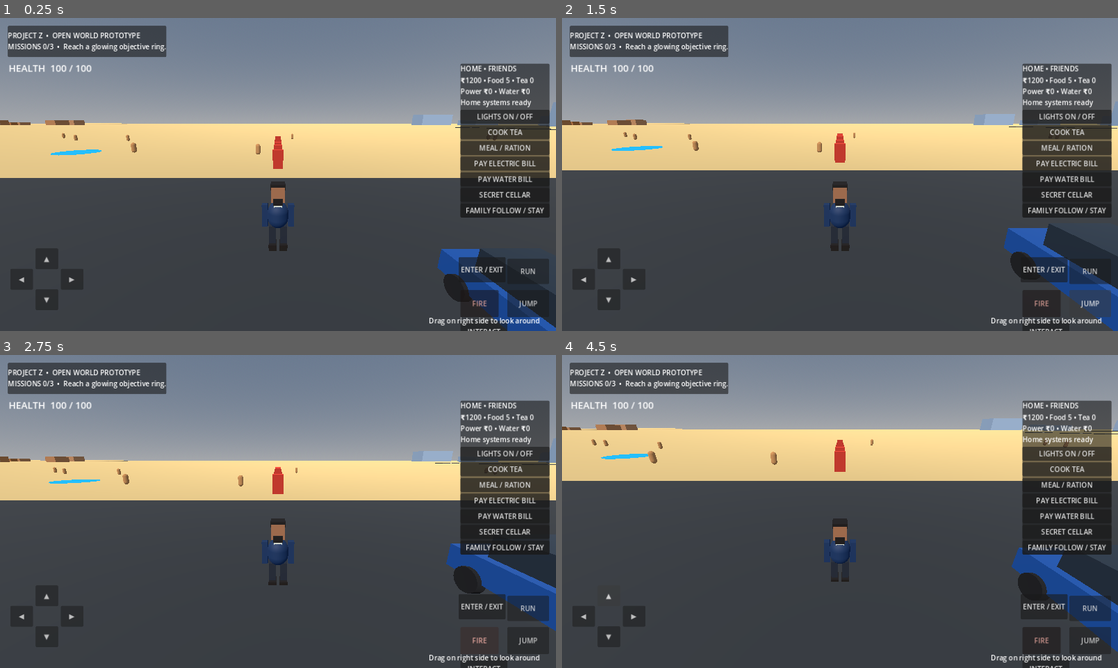
Above: before the commit, frames 1-4 (two rows, left to right).
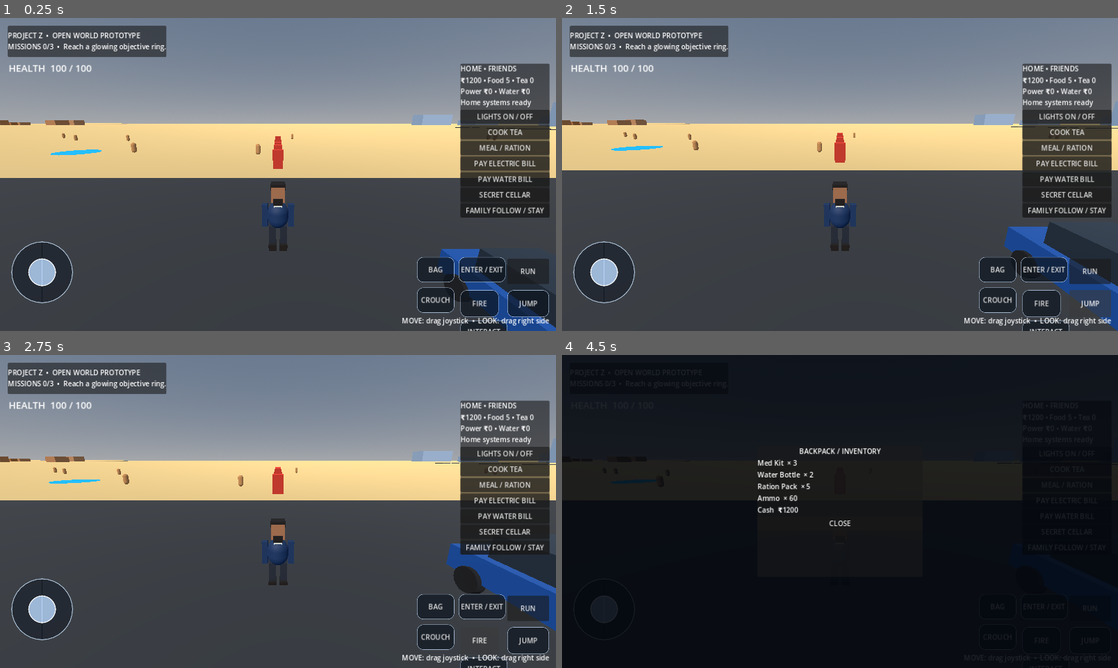
Above: after the commit, the same moments.

Repository: gyarasigujjar57-ops/ProjectZ-OpenWorld
Game: Godot game, scene res://scenes/Main.tscn
Same seed, same stepped clock (60 frames per second), same inputs: the game is played once before the commit and once after it.
Inputs (mouse positions are in pixels of both pictures, inside the frame that each line leads up to):
- Up to frame 1 (0.25 s): no input
- Up to frame 2 (1.5 s): click (606, 271) at 0.52 s; click "JUMP" at 1.25 s
- Up to frame 3 (2.75 s): click "FIRE" at 2 s
- Up to frame 4 (4.5 s): click (995, 605) at 2.75 s, where only the run after the commit has a clickable "BAG"; click (995, 636) at 3.5 s, where only the run after the commit has a clickable "CROUCH"; click "▲" (after the commit: "RUN") at 4.25 s

The runs differ from the first frame. In frame 1, 2.2% of the frame differs, in the area x 2-99%, y 71-100%; in frame 2, 2.7%; in frame 3, 2.2%; in frame 4, 99%, in the area x 0-100%, y 0-100%.

Commit message:
Replace directional pad with real joystick and add gameplay controls

Diff:
--- a/scripts/player.gd
+++ b/scripts/player.gd
@@ -13,6 +13,8 @@
 var touch_left := false
 var touch_right := false
 var touch_sprint := false
+var joystick_active := false
+var is_crouching := false
 var current_vehicle: CharacterBody3D
 var health := 100
 var health_label: Label
@@ -77,78 +79,139 @@
 	layer.name = "TouchControls"
 	layer.layer = 5
 	add_child(layer)
-	var left_pad := Control.new()
-	left_pad.set_anchors_preset(Control.PRESET_BOTTOM_LEFT)
-	left_pad.position = Vector2(24, -190)
-	left_pad.size = Vector2(170, 150)
-	layer.add_child(left_pad)
-	var directions := [
-		{"text":"▲","pos":Vector2(58, 0),"vec":Vector2(0,-1)},
-		{"text":"▼","pos":Vector2(58, 94),"vec":Vector2(0,1)},
-		{"text":"◀","pos":Vector2(0,47),"vec":Vector2(-1,0)},
-		{"text":"▶","pos":Vector2(116,47),"vec":Vector2(1,0)}
-	]
-	for item in directions:
-		var button := Button.new()
-		button.text = item.text
-		button.position = item.pos
-		button.size = Vector2(52, 48)
-		button.focus_mode = Control.FOCUS_NONE
-		button.modulate = Color(1, 1, 1, 0.82)
-		left_pad.add_child(button)
-		button.button_down.connect(func(): _set_touch_direction(item.vec, true))
-		button.button_up.connect(func(): _set_touch_direction(item.vec, false))
-	var jump := Button.new()
-	jump.text = "JUMP"
-	jump.set_anchors_preset(Control.PRESET_BOTTOM_RIGHT)
-	jump.position = Vector2(-112, -94)
-	jump.size = Vector2(96, 62)
-	jump.focus_mode = Control.FOCUS_NONE
-	jump.modulate = Color(1, 1, 1, 0.85)
-	layer.add_child(jump)
-	jump.button_down.connect(func(): _mobile_jump())
-	var enter := Button.new()
-	enter.text = "ENTER / EXIT"
-	enter.set_anchors_preset(Control.PRESET_BOTTOM_RIGHT)
-	enter.position = Vector2(-224, -170)
-	enter.size = Vector2(108, 58)
-	enter.focus_mode = Control.FOCUS_NONE
-	layer.add_child(enter)
-	enter.button_down.connect(func(): _toggle_vehicle())
-	var interact := Button.new()
-	interact.text = "INTERACT"
-	interact.set_anchors_preset(Control.PRESET_BOTTOM_RIGHT)
-	interact.position = Vector2(-220, -24)
-	interact.size = Vector2(108, 52)
-	interact.focus_mode = Control.FOCUS_NONE
-	layer.add_child(interact)
-	interact.button_down.connect(func(): _interact_location())
-	var fire := Button.new()
-	fire.text = "FIRE"
-	fire.set_anchors_preset(Control.PRESET_BOTTOM_RIGHT)
-	fire.position = Vector2(-220, -94)
-	fire.size = Vector2(88, 62)
-	fire.focus_mode = Control.FOCUS_NONE
-	fire.modulate = Color(1.0, 0.72, 0.68, 0.9)
-	layer.add_child(fire)
-	fire.button_down.connect(func(): _shoot())
+	# Proper floating analogue joystick: drag the knob, don't tap four fake directions.
+	var pad := Control.new()
+	pad.name = "MovementJoystick"
+	pad.set_anchors_preset(Control.PRESET_BOTTOM_LEFT)
+	pad.position = Vector2(22, -210)
+	pad.size = Vector2(150, 150)
+	pad.mouse_filter = Control.MOUSE_FILTER_STOP
+	layer.add_child(pad)
+	var ring := Panel.new()
+	ring.position = Vector2(4, 4)
+	ring.size = Vector2(142, 142)
+	var ring_style := StyleBoxFlat.new()
+	ring_style.bg_color = Color(0.04, 0.07, 0.12, 0.48)
+	ring_style.border_color = Color(0.8, 0.9, 1.0, 0.72)
+	ring_style.set_border_width_all(2)
+	ring_style.set_corner_radius_all(72)
+	ring.add_theme_stylebox_override("panel", ring_style)
+	pad.add_child(ring)
+	var knob := Button.new()
+	knob.name = "JoystickKnob"
+	knob.position = Vector2(43, 43)
+	knob.size = Vector2(64, 64)
+	knob.text = ""
+	knob.focus_mode = Control.FOCUS_NONE
+	var knob_style := StyleBoxFlat.new()
+	knob_style.bg_color = Color(0.72, 0.84, 0.98, 0.82)
+	knob_style.border_color = Color(1, 1, 1, 0.95)
+	knob_style.set_border_width_all(2)
+	knob_style.set_corner_radius_all(32)
+	knob.add_theme_stylebox_override("normal", knob_style)
+	knob.add_theme_stylebox_override("pressed", knob_style)
+	knob.add_theme_stylebox_override("hover", knob_style)
+	pad.add_child(knob)
+	pad.gui_input.connect(func(event: InputEvent):
+		if event is InputEventScreenTouch:
+			if event.pressed:
+				joystick_active = true
+				_update_joystick(event.position, knob)
+			else:
+				joystick_active = false
+				touch_move = Vector2.ZERO
+				knob.position = Vector2(43, 43)
+		elif event is InputEventScreenDrag and joystick_active:
+			_update_joystick(event.position, knob)
+		elif event is InputEventMouseButton:
+			if event.pressed:
+				joystick_active = true
+				_update_joystick(event.position, knob)
+			else:
+				joystick_active = false
+				touch_move = Vector2.ZERO
+				knob.position = Vector2(43, 43)
+		elif event is InputEventMouseMotion and joystick_active:
+			_update_joystick(event.position, knob)
+	)
+	_add_action_button(layer, "JUMP", Vector2(-112, -94), Vector2(96, 62), _mobile_jump)
+	_add_action_button(layer, "ENTER / EXIT", Vector2(-224, -170), Vector2(108, 58), _toggle_vehicle)
+	_add_action_button(layer, "INTERACT", Vector2(-220, -24), Vector2(108, 52), _interact_location)
+	_add_action_button(layer, "FIRE", Vector2(-220, -94), Vector2(88, 62), _shoot)
+	_add_action_button(layer, "BAG", Vector2(-320, -170), Vector2(86, 58), _open_inventory)
+	_add_action_button(layer, "CROUCH", Vector2(-320, -100), Vector2(86, 58), _toggle_crouch)
 	var sprint := Button.new()
 	sprint.text = "RUN"
 	sprint.set_anchors_preset(Control.PRESET_BOTTOM_RIGHT)
 	sprint.position = Vector2(-112, -166)
 	sprint.size = Vector2(96, 58)
 	sprint.focus_mode = Control.FOCUS_NONE
-	sprint.modulate = Color(1, 1, 1, 0.85)
 	layer.add_child(sprint)
 	sprint.button_down.connect(func(): touch_sprint = true)
 	sprint.button_up.connect(func(): touch_sprint = false)
 	var hint := Label.new()
-	hint.text = "Drag on right side to look around"
+	hint.text = "MOVE: drag joystick  •  LOOK: drag right side"
 	hint.set_anchors_preset(Control.PRESET_BOTTOM_RIGHT)
-	hint.position = Vector2(-300, -35)
-	hint.size = Vector2(270, 28)
+	hint.position = Vector2(-360, -35)
+	hint.size = Vector2(350, 28)
 	hint.horizontal_alignment = HORIZONTAL_ALIGNMENT_CENTER
 	layer.add_child(hint)
+
+func _update_joystick(local_pos: Vector2, knob: Button) -> void:
+	var delta := local_pos - Vector2(75, 75)
+	var limited := delta.limit_length(42.0)
+	knob.position = Vector2(75, 75) + limited - knob.size / 2.0
+	touch_move = Vector2(limited.x / 42.0, limited.y / 42.0).limit_length(1.0)
+
+func _add_action_button(layer: CanvasLayer, caption: String, offset: Vector2, button_size: Vector2, action: Callable) -> void:
+	var button := Button.new()
+	button.text = caption
+	button.set_anchors_preset(Control.PRESET_BOTTOM_RIGHT)
+	button.position = offset
+	button.size = button_size
+	button.focus_mode = Control.FOCUS_NONE
+	var style := StyleBoxFlat.new()
+	style.bg_color = Color(0.05, 0.08, 0.12, 0.68)
+	style.border_color = Color(0.78, 0.88, 1.0, 0.8)
+	style.set_border_width_all(1)
+	style.set_corner_radius_all(14)
+	button.add_theme_stylebox_override("normal", style)
+	button.add_theme_stylebox_override("pressed", style)
+	layer.add_child(button)
+	button.pressed.connect(action)
+
+func _toggle_crouch() -> void:
+	is_crouching = not is_crouching
+	scale.y = 0.68 if is_crouching else 1.0
+
+func _open_inventory() -> void:
+	var layer := CanvasLayer.new()
+	layer.name = "InventoryOverlay"
+	layer.layer = 20
+	add_child(layer)
+	var shade := ColorRect.new()
+	shade.set_anchors_preset(Control.PRESET_FULL_RECT)
+	shade.color = Color(0.01, 0.025, 0.05, 0.88)
+	layer.add_child(shade)
+	var panel := PanelContainer.new()
+	panel.set_anchors_preset(Control.PRESET_CENTER)
+	panel.position = Vector2(-190, -150)
+	panel.size = Vector2(380, 300)
+	shade.add_child(panel)
+	var stack := VBoxContainer.new()
+	panel.add_child(stack)
+	var title := Label.new()
+	title.text = "BACKPACK / INVENTORY"
+	title.horizontal_alignment = HORIZONTAL_ALIGNMENT_CENTER
+	stack.add_child(title)
+	for item_text in ["Med Kit  × 3", "Water Bottle  × 2", "Ration Pack  × 5", "Ammo  × 60", "Cash  ₹%d" % int(get_tree().current_scene.get("home_cash"))]:
+		var item := Label.new()
+		item.text = item_text
+		stack.add_child(item)
+	var close := Button.new()
+	close.text = "CLOSE"
+	close.pressed.connect(func(): layer.queue_free())
+	stack.add_child(close)
 
 func _set_touch_direction(direction: Vector2, pressed: bool) -> void:
 	if direction.y < -0.5:
